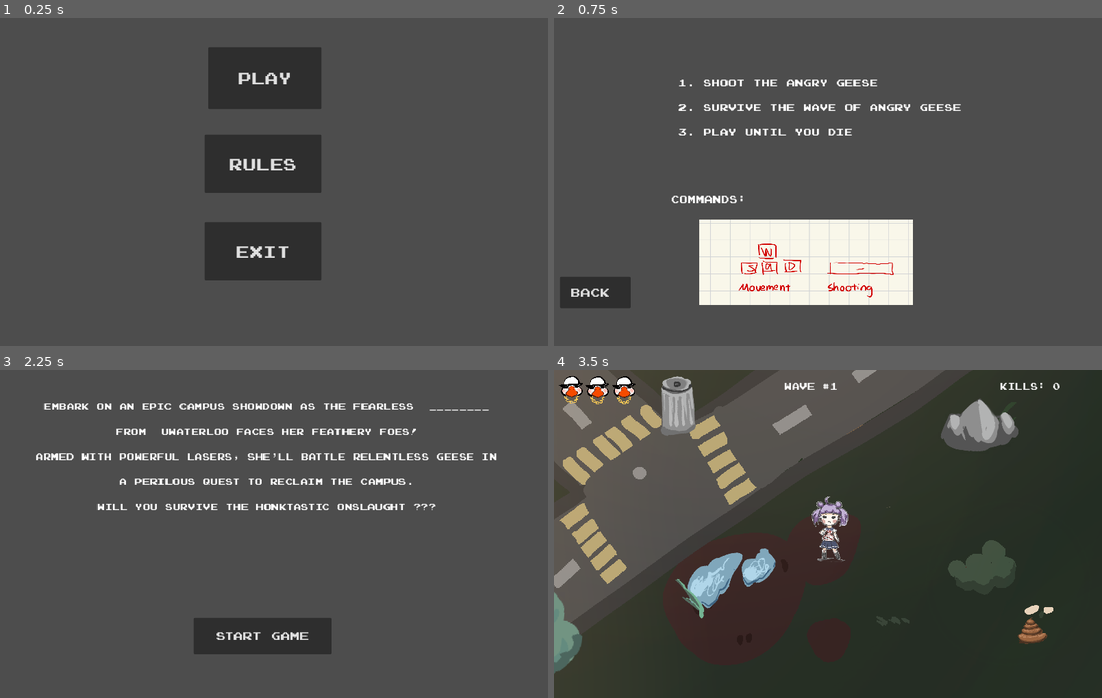
Above: before the commit, frames 1-4 (two rows, left to right).
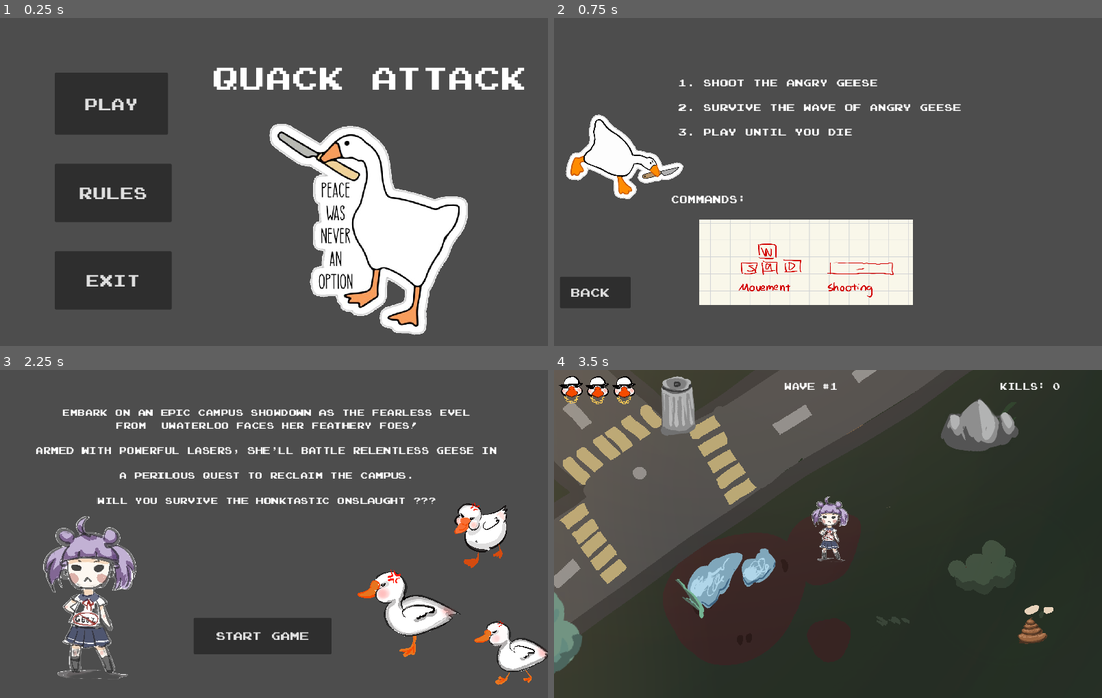
Above: after the commit, the same moments.

Repository: RiadMefti/hackaton-game
Game: Godot game, scene res://GameMenu/menu.tscn
Same seed, same stepped clock (60 frames per second), same inputs: the game is played once before the commit and once after it.
Inputs:
- Up to frame 1 (0.25 s): no input
- Up to frame 2 (0.75 s): click "Rules" at 0.5 s
- Up to frame 3 (2.25 s): click "Back" at 1.25 s; click "Play" at 2 s
- Up to frame 4 (3.5 s): click "Start game" at 2.75 s

The runs differ from the first frame. In frame 1, 35% of the frame differs, in the area x 10-96%, y 8-97%; in frame 2, 2.4%; in frame 3, 14%; in frame 4, nothing differs.

Commit message:
final version

Diff:
--- a/GameMenu/Rules.tscn
+++ b/GameMenu/Rules.tscn
@@ -1,9 +1,10 @@
-[gd_scene load_steps=5 format=3 uid="uid://cpqrr3uhuewwm"]
+[gd_scene load_steps=6 format=3 uid="uid://cpqrr3uhuewwm"]
 
 [ext_resource type="Script" path="res://GameMenu/BackButton.gd" id="1_q1ykl"]
 [ext_resource type="FontFile" uid="uid://di7g3lbon2hqf" path="res://GameMenu/joystix monospace.otf" id="2_namlp"]
 [ext_resource type="Texture2D" uid="uid://c10p67x77wvem" path="res://assets/Assets.jpeg" id="3_v3v2b"]
 [ext_resource type="AudioStream" uid="uid://cokdlj5t5jlm2" path="res://assets/Y2meta.app - Run As Fast As You Can (128 kbps).mp3" id="4_3p77d"]
+[ext_resource type="Texture2D" uid="uid://o8g42qbu6x6l" path="res://assets/running geese.png" id="5_2p80a"]
 
 [node name="Rules" type="Control"]
 layout_mode = 3
@@ -57,4 +58,10 @@
 stream = ExtResource("4_3p77d")
 autoplay = true
 
+[node name="RunningGeese" type="Sprite2D" parent="."]
+position = Vector2(167, 297)
+rotation = 0.380482
+scale = Vector2(0.48, 0.48)
+texture = ExtResource("5_2p80a")
+
 [connection signal="pressed" from="BackButton" to="BackButton" method="_on_pressed"]
--- a/GameMenu/menu.tscn
+++ b/GameMenu/menu.tscn
@@ -1,9 +1,10 @@
-[gd_scene load_steps=5 format=3 uid="uid://dpkwf2ju227wr"]
+[gd_scene load_steps=6 format=3 uid="uid://dpkwf2ju227wr"]
 
 [ext_resource type="Script" path="res://Menu.gd" id="1_gk0cb"]
 [ext_resource type="FontFile" uid="uid://di7g3lbon2hqf" path="res://GameMenu/joystix monospace.otf" id="2_bh4b7"]
 [ext_resource type="AudioStream" uid="uid://dsu8knd0llfrk" path="res://assets/Y2meta.app - Pixel Tunes (Royalty Free Game Music Pack) (128 kbps).mp3" id="3_dhxuy"]
 [ext_resource type="Script" path="res://GameMenu/Audio.gd" id="4_egp8g"]
+[ext_resource type="Texture2D" uid="uid://5s5xegbf1tnv" path="res://assets/geese title.png" id="5_esvg8"]
 
 [node name="Menu" type="Control"]
 layout_mode = 3
@@ -16,30 +17,30 @@
 
 [node name="Rules" type="Button" parent="."]
 layout_mode = 2
-offset_left = 448.0
-offset_top = 256.0
-offset_right = 704.0
-offset_bottom = 384.0
+offset_left = 120.0
+offset_top = 320.0
+offset_right = 376.0
+offset_bottom = 448.0
 theme_override_fonts/font = ExtResource("2_bh4b7")
 theme_override_font_sizes/font_size = 36
 text = "Rules"
 
 [node name="Quit" type="Button" parent="."]
 layout_mode = 2
-offset_left = 448.0
-offset_top = 448.0
-offset_right = 704.0
-offset_bottom = 576.0
+offset_left = 120.0
+offset_top = 512.0
+offset_right = 376.0
+offset_bottom = 640.0
 theme_override_fonts/font = ExtResource("2_bh4b7")
 theme_override_font_sizes/font_size = 36
 text = "Exit"
 
 [node name="Play" type="Button" parent="."]
 layout_mode = 2
-offset_left = 456.0
-offset_top = 64.0
-offset_right = 704.0
-offset_bottom = 200.0
+offset_left = 120.0
+offset_top = 120.0
+offset_right = 368.0
+offset_bottom = 256.0
 theme_override_fonts/font = ExtResource("2_bh4b7")
 theme_override_font_sizes/font_size = 36
 text = "Play"
@@ -50,6 +51,21 @@
 autoplay = true
 script = ExtResource("4_egp8g")
 
+[node name="GeeseTitle" type="Sprite2D" parent="."]
+position = Vector2(808, 464)
+scale = Vector2(0.93, 0.93)
+texture = ExtResource("5_esvg8")
+
+[node name="Label" type="Label" parent="."]
+layout_mode = 0
+offset_left = 464.0
+offset_top = 88.0
+offset_right = 1152.0
+offset_bottom = 172.0
+theme_override_fonts/font = ExtResource("2_bh4b7")
+theme_override_font_sizes/font_size = 70
+text = "Quack Attack"
+
 [connection signal="pressed" from="Rules" to="." method="_on_rules_pressed"]
 [connection signal="pressed" from="Quit" to="." method="_on_quit_pressed"]
 [connection signal="pressed" from="Play" to="." method="_on_play_pressed"]
--- a/scenes/TitleScreen.tscn
+++ b/scenes/TitleScreen.tscn
@@ -1,8 +1,12 @@
-[gd_scene load_steps=4 format=3 uid="uid://0qo3h2cbyo3d"]
+[gd_scene load_steps=8 format=3 uid="uid://0qo3h2cbyo3d"]
 
 [ext_resource type="Script" path="res://scenes/TitleScreen.gd" id="1_mjdgt"]
 [ext_resource type="FontFile" uid="uid://di7g3lbon2hqf" path="res://GameMenu/joystix monospace.otf" id="2_oe8j6"]
 [ext_resource type="AudioStream" uid="uid://cokdlj5t5jlm2" path="res://assets/Y2meta.app - Run As Fast As You Can (128 kbps).mp3" id="3_joagw"]
+[ext_resource type="Texture2D" uid="uid://gekrnbop4u0f" path="res://assets/idle.png" id="4_x0x5y"]
+[ext_resource type="Texture2D" uid="uid://bocmqiunp2vta" path="res://assets/side_walk1.png" id="5_io6bs"]
+[ext_resource type="Texture2D" uid="uid://decd1qgnmj28u" path="res://assets/d1.png" id="6_3evcp"]
+[ext_resource type="Texture2D" uid="uid://bs08epjml8w8n" path="res://assets/side_walk2.png" id="7_qsrnj"]
 
 [node name="Control" type="Control"]
 layout_mode = 3
@@ -31,8 +35,7 @@
 offset_bottom = 512.0
 theme_override_fonts/font = ExtResource("2_oe8j6")
 theme_override_font_sizes/font_size = 20
-text = "Embark on an epic campus showdown as the fearless  ________
-
+text = "Embark on an epic campus showdown as the fearless Evel
 from  UWaterloo faces her feathery foes!
 
 Armed with powerful lasers, she'll battle relentless geese in
@@ -47,4 +50,27 @@
 stream = ExtResource("3_joagw")
 autoplay = true
 
+[node name="Idle" type="Sprite2D" parent="."]
+position = Vector2(200, 509)
+scale = Vector2(0.747525, 0.747525)
+texture = ExtResource("4_x0x5y")
+
+[node name="SideWalk1" type="Sprite2D" parent="."]
+position = Vector2(1121, 614)
+scale = Vector2(0.415789, 0.415789)
+texture = ExtResource("5_io6bs")
+flip_h = true
+
+[node name="D1" type="Sprite2D" parent="."]
+position = Vector2(1050, 360)
+scale = Vector2(0.5, 0.5)
+texture = ExtResource("6_3evcp")
+flip_h = true
+
+[node name="SideWalk2" type="Sprite2D" parent="."]
+position = Vector2(894, 533)
+scale = Vector2(0.543702, 0.543702)
+texture = ExtResource("7_qsrnj")
+flip_h = true
+
 [connection signal="pressed" from="Button" to="." method="_on_button_pressed"]
